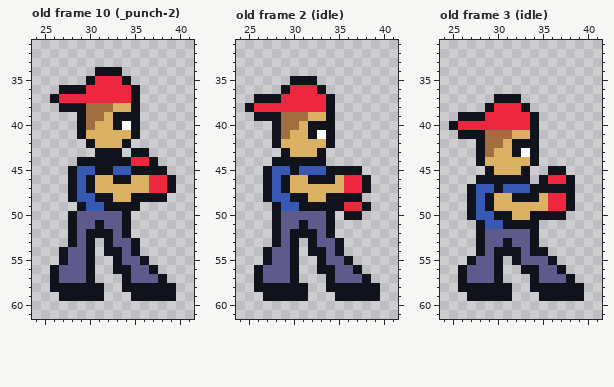
A pixel-art file gets an edit: assets/sprites/BEU_player_one.aseprite. That is the earlier state.
64x64 pixels, 39 frames. Shown: old frame 10 (_punch-2): x 24..41, y 31..61; old frame 2 (idle): x 24..41, y 31..61; old frame 3 (idle): x 24..41, y 31..61. The commit also changed other frames, which this record leaves out.
Now the later version:
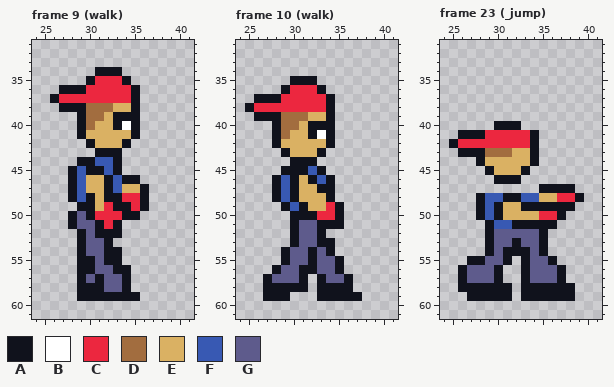
Palette (. is transparent): A #10121c  B #ffffff  C #ec273f  D #a26d3f  E #dab163  F #3859b3  G #5e5b8c
A new or re-ordered frame is compared with the old frame closest to it.
Commit message: feat: add walk animation and play it in a few states
Edits made:
frames 39 -> 44
Frame 9 (walk) is new; against old frame 10 (_punch-2):
y 43: x 35..36 AA -> ..
y 44: x 31..32 AA -> FF; x 34..37 ACCA -> ....
y 45: x 30 F -> A; x 32..38 AFFAAAA -> FA.....
y 46: x 30 A -> E; x 32..33 EA -> AF; x 35..39 EECCA -> A....
y 47: x 30 A -> E; x 32..33 EE -> AF; x 36..39 ECCA -> A...
y 48: x 30..31 FA -> AE; x 33..35 EEA -> ACC; x 37..38 AA -> ..
y 49: x 30..32 FFA -> AEC; x 35..36 A. -> CA
y 50: x 30..33 GGGG -> ACCC; x 35 . -> A
y 51: x 32..34 GGA -> CA.
y 52: x 28..30 AGA -> .AG; x 33..34 GA -> A.
y 53: x 28..31 AGA. -> .AGG; x 33..35 GGA -> ...
y 54: x 27..31 AGGA. -> ..AGG; x 34..35 GA -> ..
y 55: x 27..29 AGG -> ..A; x 31..32 .. -> GA; x 34..36 GGA -> ...
y 56: x 26..29 AGGG -> ...A; x 31..32 .. -> GG; x 35..37 GGA -> ...
y 57: x 26..33 AGGGA... -> ...AGAGG; x 35..38 GGGA -> ....
y 58: x 26..28 AAA -> ...; x 32..33 .. -> GG; x 35..39 AAAAA -> .....
y 59: x 27..28 AA -> ..; x 32..34 ... -> AAA; x 36..39 AAAA -> ....
Frame 10 (walk) is new; against old frame 2 (idle):
y 44: x 28..29 AA -> ..; x 33 A -> .
y 45: x 27..29 AFF -> ..A; x 31 F -> A; x 33..37 FAAAA -> A....
y 46: x 27..30 AFAE -> .AFA; x 33 A -> F; x 35..38 ECCA -> ....
y 47: x 27..30 AFAE -> .AFA; x 33..38 EEECCA -> AA....
y 48: x 27..28 AF -> .A; x 31 A -> E; x 35..37 AAA -> ...
y 49: x 28..29 AF -> .A; x 32..34 AAA -> EEC; x 36..38 CCA -> ...
y 50: x 28..37 AGGGGGA.AA -> ..AAACCA..
y 51: x 28..31 AGGA -> ..AG; x 33 G -> A; x 35 . -> A
y 52: x 28..29 AG -> ..; x 31..34 AAGA -> GGA.
y 53: x 28..29 AG -> ..; x 31..35 .AGGA -> GGAA.
y 54: x 27..31 AGGA. -> ..AGG; x 33..35 AGA -> GA.
y 55: x 27..33 AGGA..A -> ..AGGAG; x 35..36 GA -> A.
y 56: x 26..28 AGG -> ..A; x 30..37 A..AAGGA -> GAAGGA..
y 57: x 26..27 AG -> .A; x 30..31 A. -> GA; x 33..34 .A -> AG; x 36..38 GGA -> A..
y 58: x 26 A -> .; x 33 . -> A; x 37..39 AAA -> ...
y 59: x 30..31 AA -> ..; x 33..34 .. -> AA; x 38..39 AA -> ..
Frame 23 (_jump) is new; against old frame 3 (idle):
y 37: x 30..32 AAA -> ...
y 38: x 29..33 ACCCA -> .....
y 39: x 26..34 AAACCCCCA -> .........
y 40: x 25..34 ACCCCCCCCA -> .....AAA..
y 41: x 29..33 DDDEE -> CCCCC
y 42: x 25..33 ...ADDEAA -> ACCCCCCCC
y 43: x 26..27 .. -> AA; x 30..33 EEAB -> DDEE
y 45: x 36..37 AA -> ..
y 46: x 28..29 AA -> ..; x 33 A -> .; x 35..38 ACCA -> ....
y 47: x 27..34 AFFAFFFA -> ........
y 48: x 27..31 AFAEE -> .AFFA; x 33..34 AA -> FF; x 36 C -> E; x 38..39 A. -> CA
y 49: x 27..30 AFAE -> .AFA; x 33..37 EEECC -> AAAAA
y 50: x 27..28 AF -> .A; x 31 A -> E; x 34..36 AAA -> ECC
y 51: x 28..29 AF -> .A; x 31 A -> F; x 35..36 .. -> AA
y 52: x 28..29 AG -> .A; x 34..35 A. -> GA
y 53: x 28..29 AG -> .A; x 31..32 AG -> GA; x 34..35 A. -> GA
y 54: x 28..30 AGA -> .AG; x 33..34 GA -> AG
y 55: x 28 G -> A; x 30..33 A.AG -> GA.A
y 56: x 34 A -> G
y 57: x 33..34 .A -> AG; x 37..38 GA -> A.
y 58: x 33 . -> A; x 39 A -> .
y 59: x 33..34 .. -> AA; x 39 A -> .
Pixel boxes of the changes (left, top, right, bottom) in both pictures:
changed: (50, 148, 176, 301)
changed: (254, 157, 380, 301)
changed: (449, 94, 584, 301)
